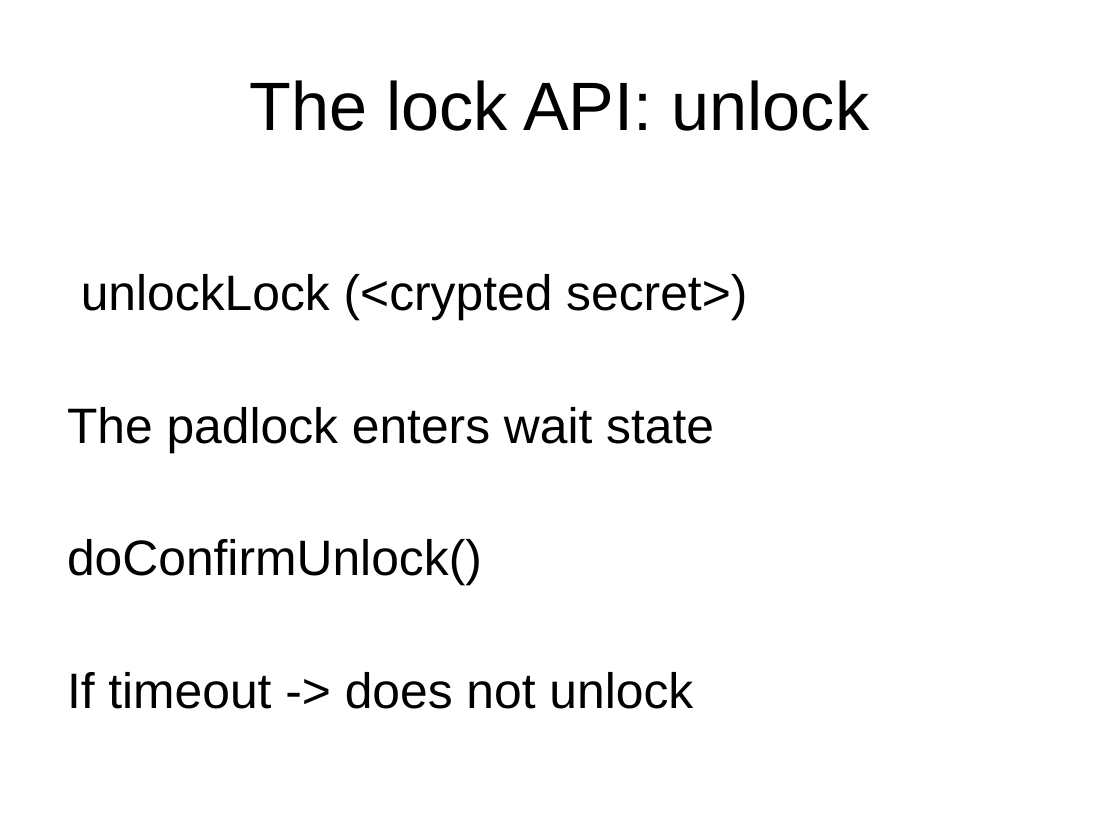
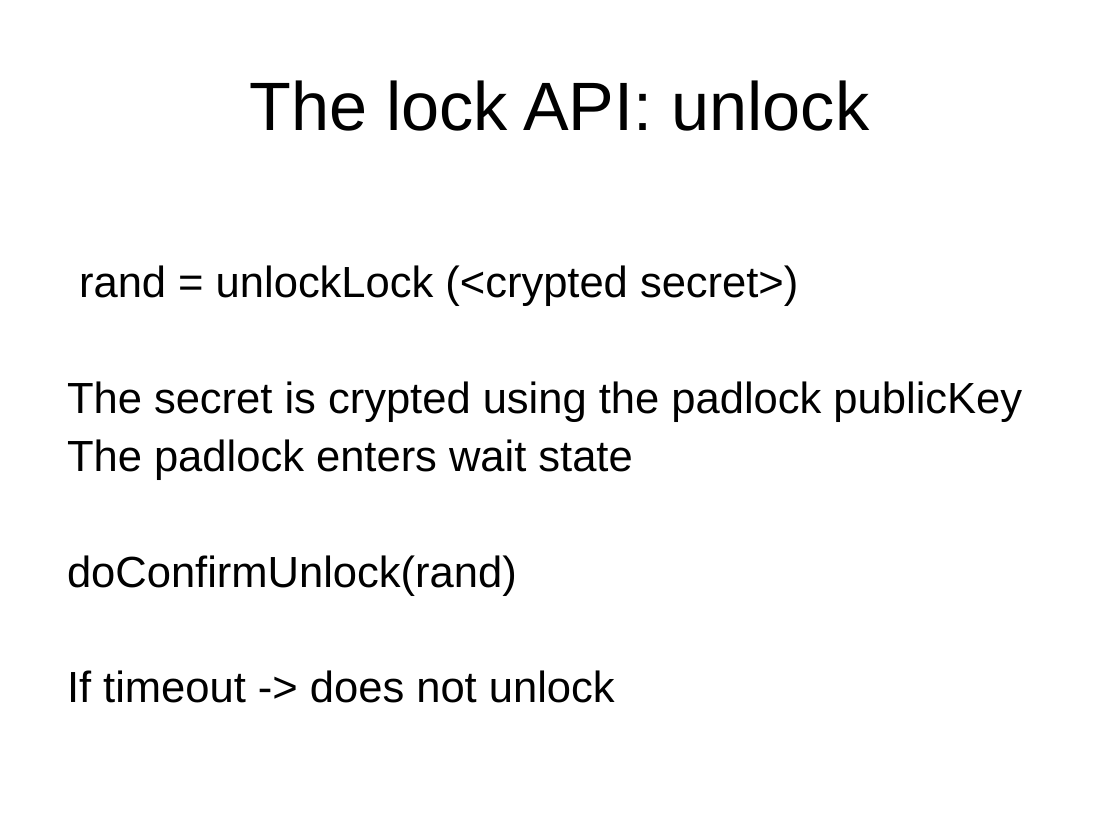
Before and after one commit to blockTeamhackathon/documents, a slide deck: slide 7 of B’Lock.ppt. Drawn at 1120x840 pixels with LibreOffice and Linux fonts; fonts in the diff are those of the drawing. Boxes give left, top, right and bottom in pixels: in the first picture for what was removed or moved away, otherwise in the second. Text is boxed around its words. In the diff, an @@ line names an element or a change of style, - is before the commit and + after.

```diff
--- a/B’Lock.ppt
+++ b/B’Lock.ppt
@@ text at (67,265,1022,422): text changed; size 32 to 28 pt @@
-unlockLock (<crypted secret>)
+rand = unlockLock (<crypted secret>)
+The secret is crypted using the padlock publicKey
@@ text at (67,439,632,703): size 32 to 28 pt in "The padlock enters wait state", "If timeout -> does not unlock"; less space between paragraphs @@
@@ text at (67,555,517,596): text changed; size 32 to 28 pt @@
-doConfirmUnlock()
+doConfirmUnlock(rand)
```
Also in this commit, not shown: 3 other slides changed, 5 slides added.
